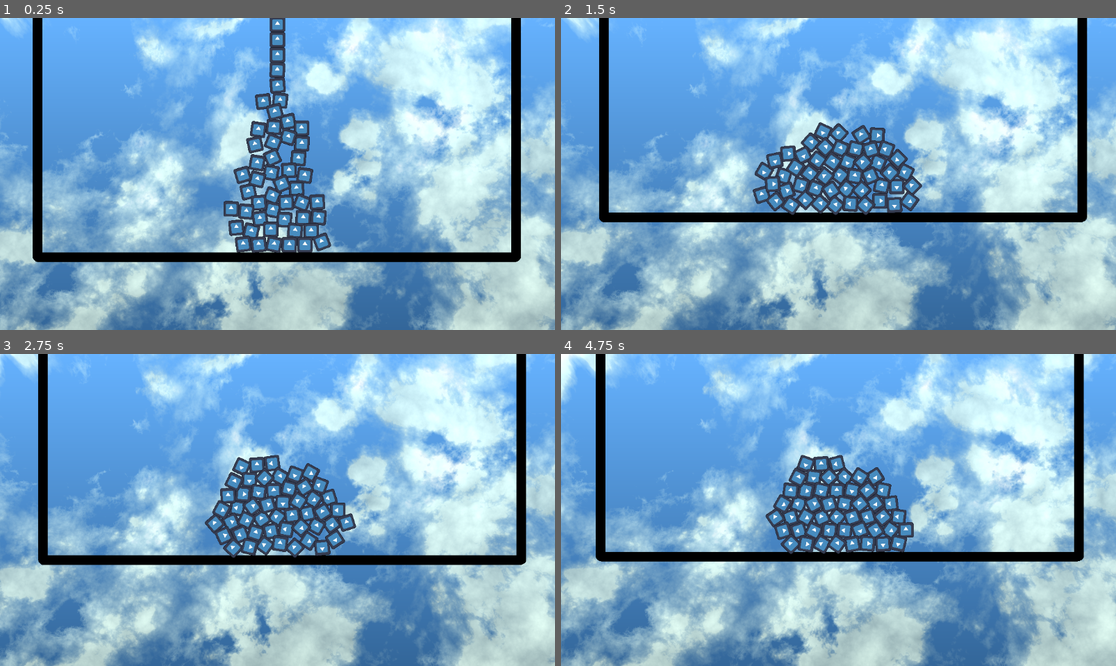
Above: before the commit, frames 1-4 (two rows, left to right).
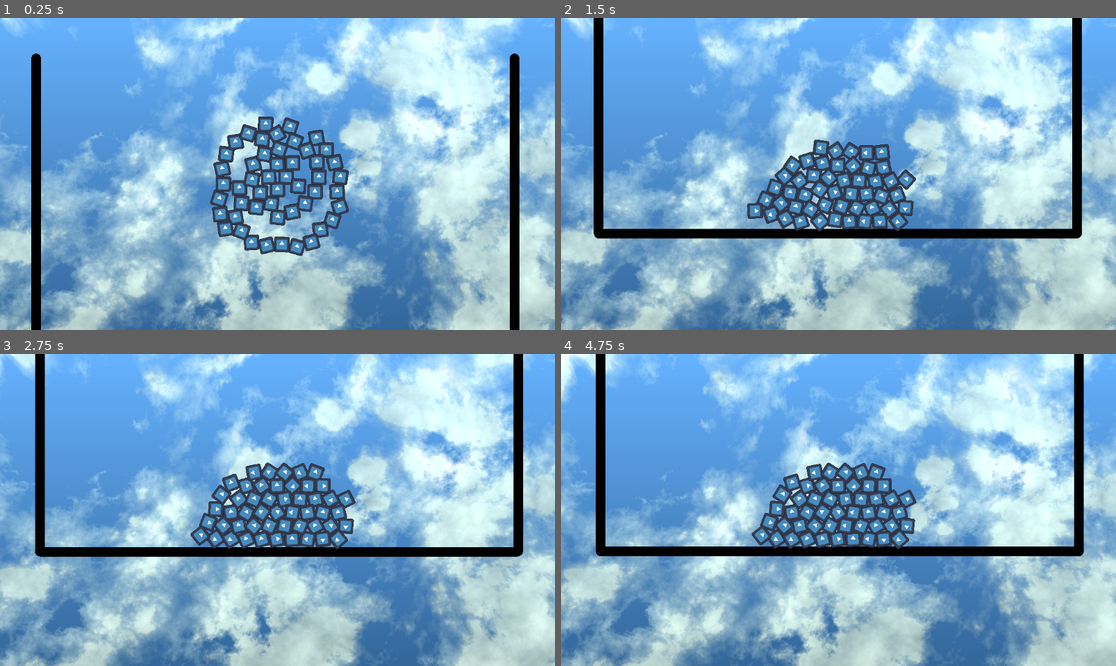
Above: after the commit, the same moments.

Repository: ZenithStar/ludum_dare_54
Game: Godot game, scene res://levels/test_level.tscn
Two runs of this game, one before a commit and one after it. Both use one fixed random seed, a clock stepped at 60 frames per second and the inputs below. The engine's default icon, where the game draws it, is replaced by a stand-in: a white triangle on a blue panel in a dark square.
Inputs:
- Up to frame 1 (0.25 s): no input
- Up to frame 2 (1.5 s): no input
- Up to frame 3 (2.75 s): no input
- Up to frame 4 (4.75 s): no input

The runs differ from the first frame. In frame 1, 12% of the frame differs, in the area x 5-94%, y 0-100%; in frame 2, 14%, in the area x 5-95%, y 0-71%; in frame 3, 11%; in frame 4, 7.6%.

Commit message:
Adding a little demo for blob cohesion

Diff:
--- a/levels/test_level.tscn
+++ b/levels/test_level.tscn
@@ -33,5 +33,5 @@
 script = ExtResource("2_yfwtg")
 
 [node name="Blob" type="Node2D" parent="."]
-position = Vector2(2, -124)
+position = Vector2(3, -772)
 script = ExtResource("3_xkdu1")
--- a/scripts/blob.gd
+++ b/scripts/blob.gd
@@ -1,28 +1,39 @@
 class_name Blob extends Node2D
 
 const particle_class : PackedScene = preload("res://prefabs/particle_ball.tscn")
+const E = 2.71828182845904523536028747135266249775724709369995
 
 @export var num_particles: int = 50
-@export var cohesive_force: float = 1000
+@export var cohesive_force: float = 100
 @export var use_camera: bool = true
 
 var particles : Array[RigidBody2D]
 var camera: Camera2D
 func _ready():
+	# instantiate particles in a spiral so they don't immediately collide as much
 	particles = []
-	for x in num_particles:
+	const loops = 2
+	const radius = 100
+	var final = E ** loops
+	for i in range(num_particles, 0, -1):
 		var particle = particle_class.instantiate()
+		var magnitue = log(final * i / num_particles)
+		var rot = magnitue * TAU
+		var orientation = Vector2(cos(rot), -sin(rot))
+		var length = radius * magnitue / loops
+		particle.position = orientation * length
 		add_child(particle)
 		particles.append(particle)
 	if use_camera:
 		camera = Camera2D.new()
+		camera.position_smoothing_enabled = true
 		add_child(camera)
 	else:
 		camera = null
 
 	var tween = create_tween()
-	tween.tween_property(self, "cohesive_force", 10, 1)
-	tween.tween_property(self, "cohesive_force", 10000, 1)
+	tween.tween_property(self, "cohesive_force", 10000, 5)
+	tween.tween_property(self, "cohesive_force", -1000, 5)
 	tween.set_loops()
 
 
